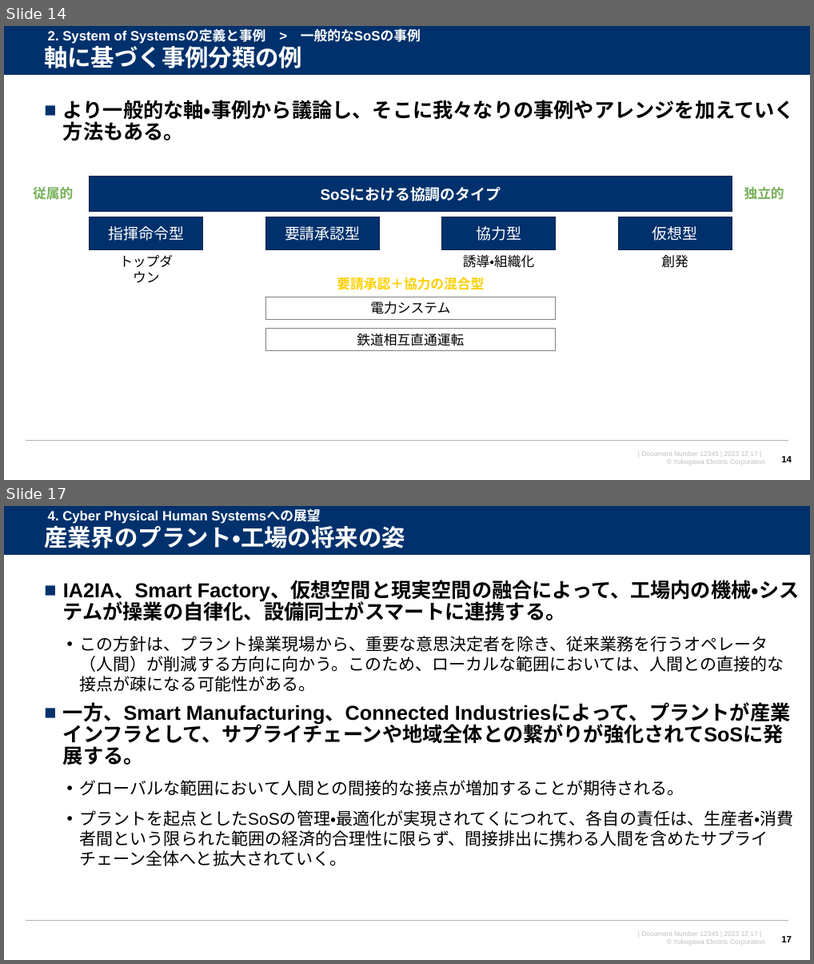
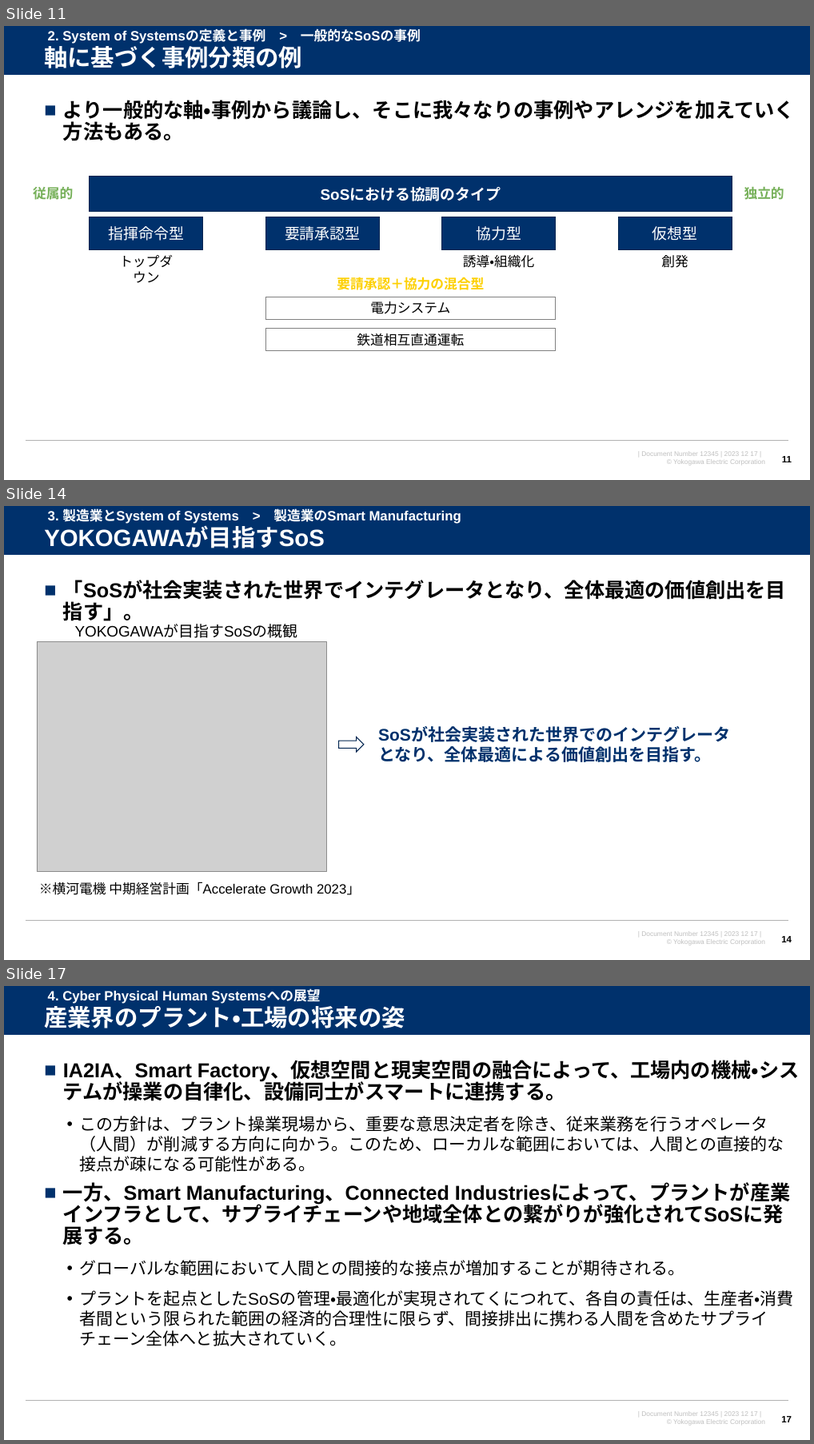
Before and after one commit to watarukumagai-git/opt, a slide deck: SoS/conf2023/231217_横幹連合コンファレンス_熊谷.pptx. Shown one above the other, each under a label of ours: slides 14 and 17 before the commit, slides 11, 14 and 17 after it; the slides between them are not shown. The pictures are 814x964 and 814x1444 pixels, drawn with LibreOffice and Linux fonts; fonts in the diff are those of the drawing; grey boxes stand for pictures; background and template pictures are left out. Boxes give left, top, right and bottom in pixels: in the first picture for what was removed or moved away, otherwise in the second. Text is boxed around its words. In the diff, an @@ line names an element or a change of style, - is before the commit and + after.

```diff
--- a/SoS/conf2023/231217_横幹連合コンファレンス_熊谷.pptx
+++ b/SoS/conf2023/231217_横幹連合コンファレンス_熊谷.pptx
@@ slide 14 added at bbox=[4, 506, 810, 960], background #FFFFFF; not listed: 4 template elements that a slide beside it also shows @@
@@ text added at bbox=[44, 528, 325, 548], 28 pt, text #FFFFFF, bold @@
+YOKOGAWAが目指すSoS
@@ text added at bbox=[48, 508, 462, 524], 16 pt, text #FFFFFF, bold @@
+3. 製造業とSystem of Systems > 製造業のSmart Manufacturing
@@ text added at bbox=[63, 580, 786, 621], 24 pt, text #000000, bold @@
+■ 「SoSが社会実装された世界でインテグレータとなり、全体最適の価値創出を目指す」。
@@ text added at bbox=[75, 624, 298, 638], 18 pt, text #000000 @@
+YOKOGAWAが目指すSoSの概観
@@ picture added at bbox=[37, 641, 327, 872] @@
@@ right arrow added at bbox=[339, 737, 364, 752], fill #FFFFFF, outline #002450 1 pt @@
@@ text added at bbox=[378, 746, 711, 762], 20 pt, text #00316C, bold @@
+SoSが社会実装された世界でのインテグレータとなり、全体最適による価値創出を目指す。
@@ text added at bbox=[39, 881, 360, 895], 16 pt, text #000000 @@
+※横河電機 中期経営計画「Accelerate Growth 2023」
@@ page number added at bbox=[782, 936, 792, 942], 11 pt, text #000000, bold @@
+14
@@ what was slide 14 is now slide 11 @@
@@ page number at bbox=[782, 456, 792, 462]: text changed @@
-14
+11
```
Also in this commit, not shown: 3 slides changed, 3 other slides added, 2 slides removed.
